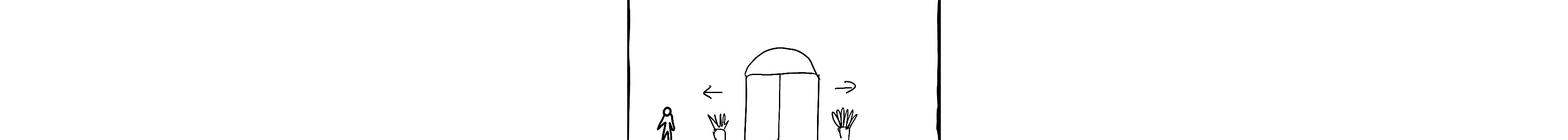
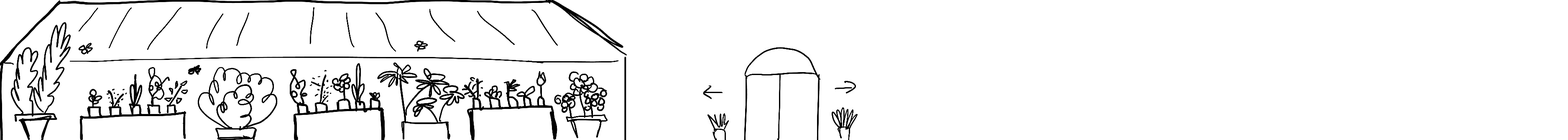
Comparing the layer stacks of the two 1568x140 images. Changes:
showed "Layer 4", painted on it over [left=0, top=0, right=627, bottom=140]
renamed "Layer 2" to "person", hid it over [left=656, top=106, right=941, bottom=140]
added layer "elevator no wall" above "elevator" over [left=656, top=106, right=676, bottom=140]
renamed "Layer 1" to "elevator", hid it over [left=627, top=0, right=941, bottom=140]
